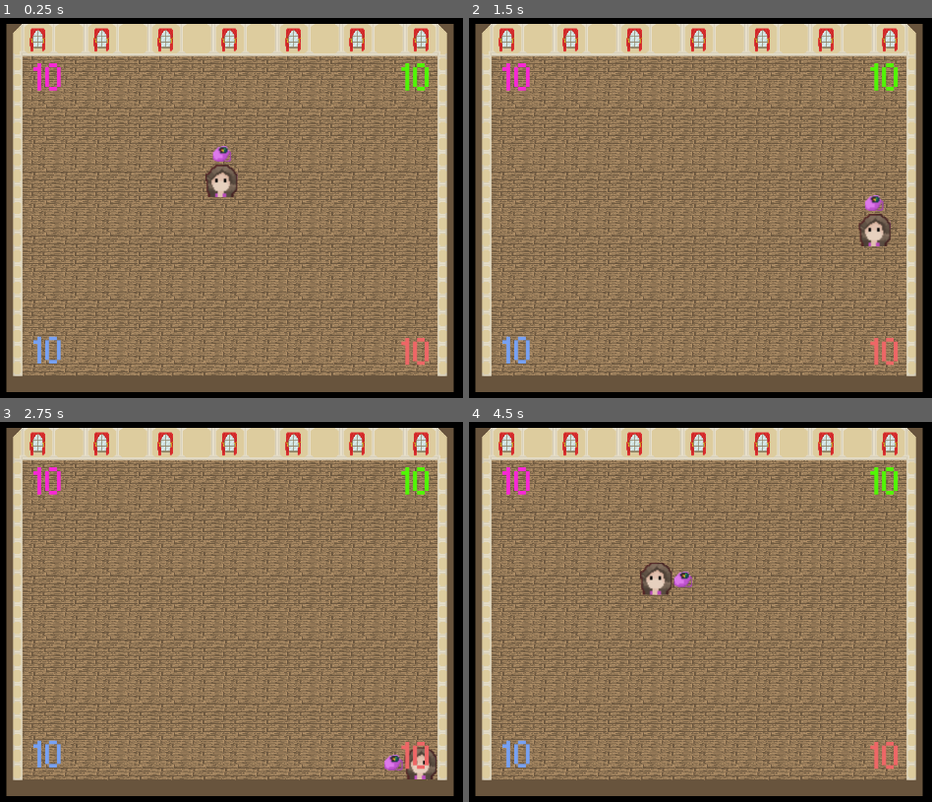
Above: before the commit, frames 1-4 (two rows, left to right).
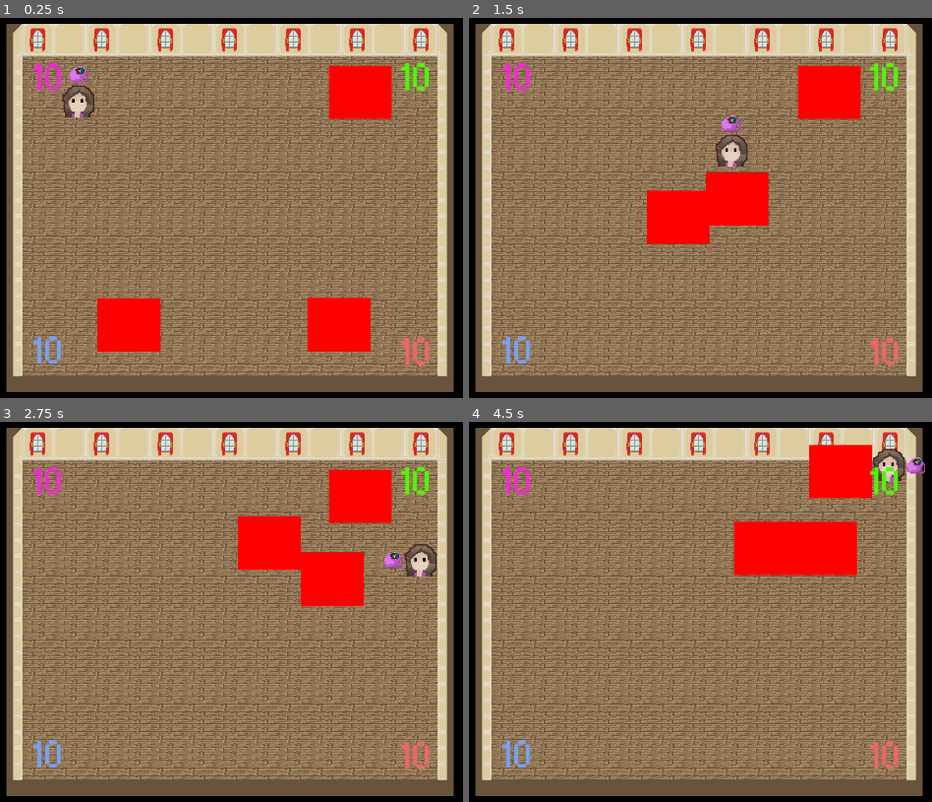
Above: after the commit, the same moments.

Repository: Zedjones/Hackathon-Simulator-2018
Game: Godot game, scene res://Scenes/SwagStruggle/SwagStruggle.tscn
The game is run twice, just before and just after one commit, with the same random seed, the same clock (stepped at 60 frames per second) and the same inputs. This scene is started directly instead of the project's main scene.
Inputs (mouse positions are in pixels of both pictures, inside the frame that each line leads up to):
- Up to frame 1 (0.25 s): no input
- Up to frame 2 (1.5 s): tap Enter at 0.5, 1.35 s; move the mouse to (857, 189) at 0.52 s; hold Right (ui_right) 0.53-1.28 s; hold Enter 0.53-1.28 s; click (857, 189) at 0.67 s; move the mouse to (529, 234) at 1.27 s; hold Down (ui_down) from 1.28 s (still down)
- Up to frame 3 (2.75 s): move the mouse to (291, 520) at 2.02 s; release Down (ui_down) at 2.03 s; hold Right (ui_right) from 2.03 s (still down); hold Enter from 2.03 s (still down)
- Up to frame 4 (4.5 s): move the mouse to (644, 707) at 2.77 s; release Right (ui_right) at 2.78 s; release Enter at 2.78 s; hold Up (ui_up) 2.78-3.53 s; tap Enter at 2.85, 4.35 s; click (644, 707) at 2.92 s; move the mouse to (918, 684) at 3.52 s; hold Enter 3.53-4.28 s; hold Left (ui_left) from 3.53 s (still down); move the mouse to (outside the picture) at 4.27 s

The runs differ from the first frame. In frame 1, 7.0% of the frame differs, in the area x 13-85%, y 12-88%; in frame 2, 6.9%; in frame 3, 6.9%; in frame 4, 6.9%.

Commit message:
Added basic AI pathing

Diff:
--- a/Entities/Backpack.gd
+++ b/Entities/Backpack.gd
@@ -6,13 +6,17 @@
 
 var diff_x
 var diff_y
+var diff_x_coll
+var diff_y_coll
 
 func _ready():
 	# Called every time the node is added to the scene.
 	# Initialization here
 	diff_x = $"../PlayerSprite".position.x - $BackpackSprite.position.x
+	diff_x_coll = $"../PlayerSprite".position.x - $BackpackCollision.position.x
 	print(diff_x)
 	diff_y = $"../PlayerSprite".position.y - $BackpackSprite.position.y
+	diff_y_coll = $"../PlayerSprite".position.y - $BackpackSprite.position.y
 	print(diff_y)
 
 func _process(delta):
@@ -25,23 +29,32 @@
 		velocity.y -= 1
 	if Input.is_action_pressed("ui_down"):
 		velocity.y += 1
-	var old_y = $BackpackSprite.position.y
-	var old_x = $BackpackSprite.position.x
 	var new_x = diff_x + $"../PlayerSprite".position.x
 	var new_y = diff_y + $"../PlayerSprite".position.y
-	print(velocity.x)
+	var new_x_coll = diff_x_coll + $"../PlayerSprite".position.x
+	var new_y_coll = diff_y_coll + $"../PlayerSprite".position.y
 	if(velocity.x == -1):
-		print("flipping right")
 		$BackpackSprite.position.x = new_y
 		$BackpackSprite.position.y = -1*new_x
+		$BackpackCollision.position.x = new_y_coll
+		$BackpackCollision.position.y = -1*new_x_coll
 		return
 	elif(velocity.x == 1):
 		$BackpackSprite.position.x = -1*new_y
 		$BackpackSprite.position.y = new_x
+		$BackpackCollision.position.x = -1*new_y_coll
+		$BackpackCollision.position.y = new_x_coll
 		return
 	if(velocity.y == 1):
 		$BackpackSprite.position.y = -1*new_y
 		$BackpackSprite.position.x = new_x
+		$BackpackCollision.position.y = -1*new_y_coll
+		$BackpackCollision.position.x = new_x_coll
 	if(velocity.y == -1):
 		$BackpackSprite.position.y = new_y
 		$BackpackSprite.position.x = new_x
+		$BackpackCollision.position.y = new_y_coll
+		$BackpackCollision.position.x = new_x_coll
+
+func _on_Backpack_body_entered(body):
+	print(body.get_type())
--- a/Entities/SwagAI.gd
+++ b/Entities/SwagAI.gd
@@ -4,26 +4,41 @@
 # var a = 2
 # var b = "textvar"
 
+export (int) var SPEED
 var current_target
 var enemies
 var frozen
+var id
+var player_pos
 
 func _ready():
 	# Called every time the node is added to the scene.
 	# Initialization here
-	randomize()
+	enemies = []
+	id = 2
 
-func setup_AI(enemy_list):
+func _process(delta):
+	if not enemies.empty():
+		var direction = (current_target.position - $".".position).normalized()
+		move_and_slide(direction*SPEED)
+
+func setup_AI(enemy_list, ident):
 	enemies = enemy_list
-	current_target = enemy_list[randi() % enemies.size()]
+	current_target = enemies[randi() % enemies.size()]
+	id = ident
+
+func update_player_pos(player_pos_new):
+	player_pos = player_pos_new
 
 func freeze(is_frozen):
 	frozen = is_frozen
 
-#func _process(delta):
-#	# Called every frame. Delta is time since last frame.
-#	# Update game logic here.
-#	pass
+func switch_target():
+	print("switching targets")
+	var prev_target = current_target
+	while(current_target == prev_target or current_target == $"."):
+		current_target = enemies[randi() % enemies.size()]
+	print("exiting switch")
 
-func switch_target():
-	current_target = enemy_list[randi() % enemies.size()]
+func get_type():
+	return "Swag" + str(id)
--- a/Entities/SwagAI.tscn
+++ b/Entities/SwagAI.tscn
@@ -16,9 +16,11 @@
 collision_mask = 1
 collision/safe_margin = 0.08
 script = ExtResource( 1 )
+_sections_unfolded = [ "Collision", "Pickable" ]
 __meta__ = {
 "_edit_group_": true
 }
+SPEED = null
 
 [node name="CollisionShape2D" type="CollisionShape2D" parent="." index="0"]
 
@@ -35,8 +37,22 @@
 [node name="Timer" type="Timer" parent="." index="2"]
 
 process_mode = 1
-wait_time = 5.0
+wait_time = 3.0
 one_shot = false
-autostart = false
+autostart = true
+
+[node name="Backpack" type="Area2D" parent="." index="3"]
+
+input_pickable = true
+gravity_vec = Vector2( 0, 1 )
+gravity = 98.0
+linear_damp = 0.1
+angular_damp = 1.0
+audio_bus_override = false
+audio_bus_name = "Master"
+
+[node name="BackpackSprite" type="Sprite" parent="Backpack" index="0"]
+
+[node name="BackpackCollision" type="CollisionShape2D" parent="Backpack" index="1"]
 
 [connection signal="timeout" from="Timer" to="." method="switch_target"]
--- a/Entities/SwagPlayer.gd
+++ b/Entities/SwagPlayer.gd
@@ -7,6 +7,7 @@
 	# Called every time the node is added to the scene.
 	# Initialization here
 	screensize = get_viewport_rect().size
+	randomize()
 
 #func _process(delta):
 #	# Called every frame. Delta is time since last frame.
@@ -29,3 +30,6 @@
 	#position.x = clamp(position.x, 0, screensize.x)
 	#position.y = clamp(position.y, 0, screensize.y)
 	move_and_slide(velocity)
+
+func get_type():
+	return "SwagPlayer"
--- a/Entities/SwagPlayer.tscn
+++ b/Entities/SwagPlayer.tscn
@@ -9,21 +9,21 @@
 custom_solver_bias = 0.0
 radius = 13.8065
 
-[sub_resource type="CircleShape2D" id=2]
+[sub_resource type="RectangleShape2D" id=2]
 
 custom_solver_bias = 0.0
-radius = 8.7252
+extents = Vector2( 8.50516, 7.24369 )
 
-[node name="SwagPlayer" type="KinematicBody2D" index="0"]
+[node name="SwagPlayer" type="KinematicBody2D"]
 
-position = Vector2( 117.225, 56.9993 )
+position = Vector2( 114.928, 57.07 )
 scale = Vector2( 2, 2 )
 input_pickable = false
 collision_layer = 1
 collision_mask = 1
 collision/safe_margin = 0.08
 script = ExtResource( 1 )
-_sections_unfolded = [ "Transform" ]
+_sections_unfolded = [ "Collision", "Pickable", "Transform" ]
 __meta__ = {
 "_edit_group_": true
 }
@@ -50,6 +50,9 @@
 audio_bus_override = false
 audio_bus_name = "Master"
 script = ExtResource( 3 )
+__meta__ = {
+"_edit_group_": true
+}
 
 [node name="BackpackSprite" type="Sprite" parent="Backpack" index="0"]
 
@@ -59,7 +62,9 @@
 region_rect = Rect2( 26, 0, 15, 13 )
 _sections_unfolded = [ "Region" ]
 
-[node name="CollisionShape2D" type="CollisionShape2D" parent="Backpack" index="1"]
+[node name="BackpackCollision" type="CollisionShape2D" parent="Backpack" index="1"]
 
 position = Vector2( 0.53772, -21.5092 )
 shape = SubResource( 2 )
+
+[connection signal="body_entered" from="Backpack" to="Backpack" method="_on_Backpack_body_entered"]
--- /dev/null
+++ b/Scenes/SwagStruggle/FloorTopWalls.gd
@@ -0,0 +1,18 @@
+extends TileMap
+
+# class member variables go here, for example:
+# var a = 2
+# var b = "textvar"
+
+func _ready():
+	# Called every time the node is added to the scene.
+	# Initialization here
+	pass
+
+#func _process(delta):
+#	# Called every frame. Delta is time since last frame.
+#	# Update game logic here.
+#	pass
+
+func get_type():
+	return "Walls"
--- /dev/null
+++ b/Scenes/SwagStruggle/SideBottomWalls.gd
@@ -0,0 +1,18 @@
+extends TileMap
+
+# class member variables go here, for example:
+# var a = 2
+# var b = "textvar"
+
+func _ready():
+	# Called every time the node is added to the scene.
+	# Initialization here
+	pass
+
+#func _process(delta):
+#	# Called every frame. Delta is time since last frame.
+#	# Update game logic here.
+#	pass
+
+func get_type():
+	return "Walls"
--- /dev/null
+++ b/Scenes/SwagStruggle/SwagStruggle.gd
@@ -0,0 +1,20 @@
+extends Node
+
+# class member variables go here, for example:
+# var a = 2
+# var b = "textvar"
+
+func _ready():
+	# Called every time the node is added to the scene.
+	# Initialization here
+	var players = []
+	players.append($"SwagPlayer")
+	players.append($"SwagAI1")
+	players.append($"SwagAI2")
+	players.append($"SwagAI3")
+	#$"SwagAI1".update_player_pos($"SwagPlayer".position)
+	$"SwagAI1".setup_AI(players, 2)
+	#$"SwagAI2".update_player_pos($"SwagPlayer".position)
+	$"SwagAI2".setup_AI(players, 3)
+	#$"SwagAI3".update_player_pos($"SwagPlayer".position)
+	$"SwagAI3".setup_AI(players, 4)
--- a/Scenes/SwagStruggle/SwagStruggle.tscn
+++ b/Scenes/SwagStruggle/SwagStruggle.tscn
@@ -1,15 +1,35 @@
-[gd_scene load_steps=4 format=2]
+[gd_scene load_steps=6 format=2]
 
-[ext_resource path="res://UI/SwagStruggleHUD.tscn" type="PackedScene" id=1]
-[ext_resource path="res://Scenes/SwagStruggle/SwagStruggleRoom.tscn" type="PackedScene" id=2]
-[ext_resource path="res://Entities/SwagPlayer.tscn" type="PackedScene" id=3]
+[ext_resource path="res://Scenes/SwagStruggle/SwagStruggle.gd" type="Script" id=1]
+[ext_resource path="res://UI/SwagStruggleHUD.tscn" type="PackedScene" id=2]
+[ext_resource path="res://Scenes/SwagStruggle/SwagStruggleRoom.tscn" type="PackedScene" id=3]
+[ext_resource path="res://Entities/SwagPlayer.tscn" type="PackedScene" id=4]
+[ext_resource path="res://Entities/SwagAI.tscn" type="PackedScene" id=5]
 
-[node name="SwagStruggle" type="Node"]
+[node name="SwagStruggle" type="Node" index="0"]
 
-[node name="SwagStruggleHUD" parent="." index="0" instance=ExtResource( 1 )]
+script = ExtResource( 1 )
 
-[node name="Node" parent="." index="1" instance=ExtResource( 2 )]
+[node name="SwagStruggleHUD" parent="." index="0" instance=ExtResource( 2 )]
 
-[node name="SwagPlayer" parent="." index="2" instance=ExtResource( 3 )]
+[node name="Node" parent="." index="1" instance=ExtResource( 3 )]
 
-position = Vector2( 649.941, 308.295 )
+[node name="SwagPlayer" parent="." index="2" instance=ExtResource( 4 )]
+
+position = Vector2( 417.267, 179.325 )
+
+[node name="SwagAI3" parent="." index="3" instance=ExtResource( 5 )]
+
+position = Vector2( 879.588, 574.097 )
+SPEED = 200
+
+[node name="SwagAI1" parent="." index="4" instance=ExtResource( 5 )]
+
+position = Vector2( 876.264, 164.122 )
+_sections_unfolded = [ "Collision", "Pickable", "collision" ]
+SPEED = 200
+
+[node name="SwagAI2" parent="." index="5" instance=ExtResource( 5 )]
+
+position = Vector2( 464.073, 577.421 )
+SPEED = 200
--- a/Scenes/SwagStruggle/SwagStruggleRoom.tscn
+++ b/Scenes/SwagStruggle/SwagStruggleRoom.tscn
@@ -1,8 +1,10 @@
-[gd_scene load_steps=2 format=2]
+[gd_scene load_steps=4 format=2]
 
 [ext_resource path="res://Scenes/MainFloor/tileset.tres" type="TileSet" id=1]
+[ext_resource path="res://Scenes/SwagStruggle/FloorTopWalls.gd" type="Script" id=2]
+[ext_resource path="res://Scenes/SwagStruggle/SideBottomWalls.gd" type="Script" id=3]
 
-[node name="SwagStruggleRoom" type="Node" index="0"]
+[node name="SwagStruggleRoom" type="Node"]
 
 [node name="FloorTopWalls" type="TileMap" parent="." index="0"]
 
@@ -24,6 +26,7 @@
 occluder_light_mask = 1
 format = 1
 tile_data = PoolIntArray( 1, 2, 0, 2, 1, 0, 3, 2, 0, 4, 1, 0, 5, 2, 0, 6, 1, 0, 7, 2, 0, 8, 1, 0, 9, 2, 0, 10, 1, 0, 11 …(1835 unchanged characters)…
+script = ExtResource( 2 )
 _sections_unfolded = [ "Collision", "Transform", "Z Index" ]
 
 [node name="SideBottomWalls" type="TileMap" parent="." index="1"]
@@ -46,4 +49,5 @@
 occluder_light_mask = 1
 format = 1
 tile_data = PoolIntArray( 1, 3, 0, 28, 536870915, 0, 65537, 4, 0, 65564, 536870916, 0, 131073, 4, 0, 131100, 536870916, …(518 unchanged characters)…
+script = ExtResource( 3 )
 _sections_unfolded = [ "Transform", "Visibility", "Z Index" ]
Not shown, added: sourceimages/HeadBagTemp.png.import
Not shown, added: sourceimages/SwagSprites.png.import
